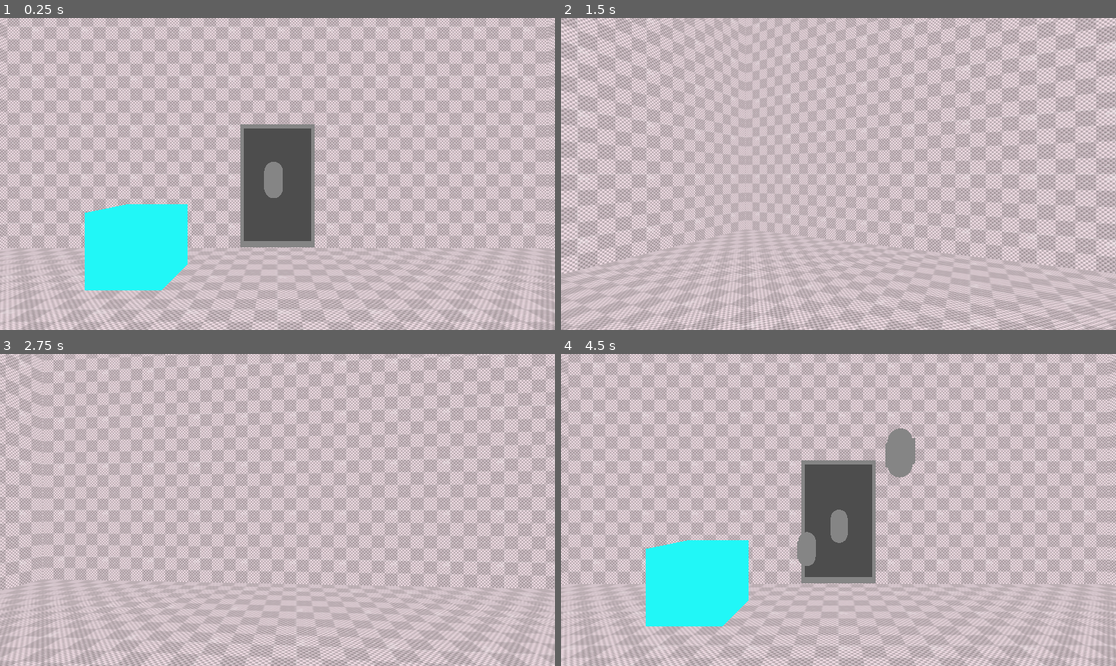
Above: before the commit, frames 1-4 (two rows, left to right).
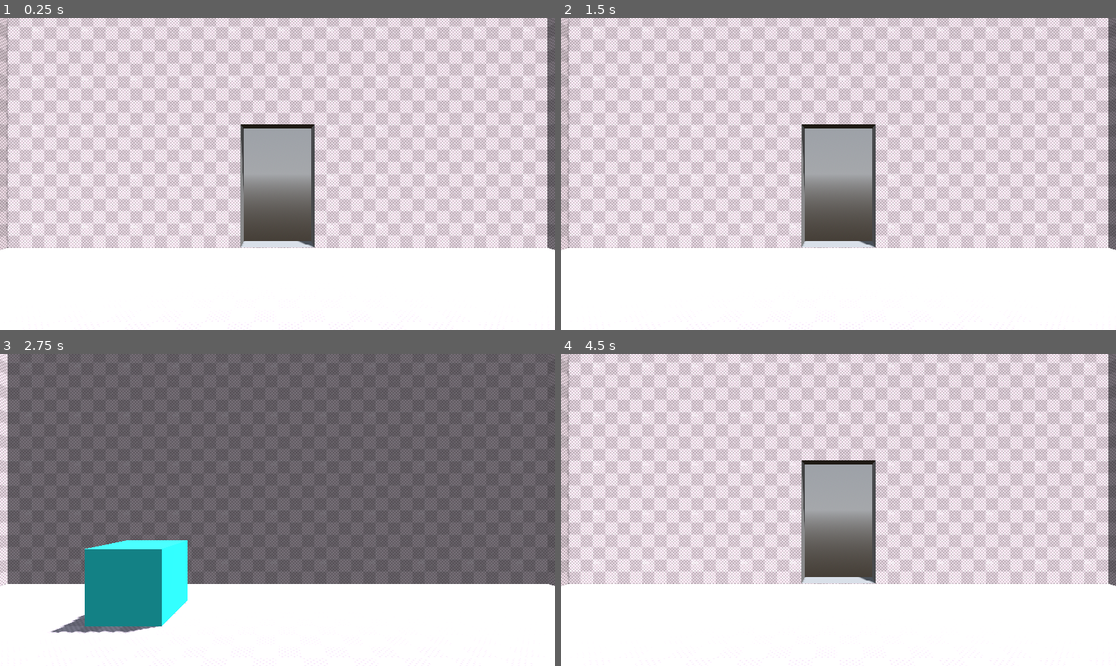
Above: after the commit, the same moments.

Repository: AstonisherVR/The-Girl-In-The-Wndow-Fan-Remake
Game: Godot game, scene res://main_scene.tscn
Two runs of this game, one before a commit and one after it. Both use one fixed random seed, a clock stepped at 60 frames per second and the inputs below.
Inputs (mouse positions are in pixels of both pictures, inside the frame that each line leads up to):
- Up to frame 1 (0.25 s): no input
- Up to frame 2 (1.5 s): move the mouse to (960, 158) at 0.52 s; hold Right (RIGHT) 0.53-1.28 s; click (960, 158) at 0.6 s; move the mouse to (727, 189) at 1.27 s; hold Left (LEFT) from 1.28 s (still down); click (727, 189) at 1.35 s
- Up to frame 3 (2.75 s): move the mouse to (333, 441) at 2.02 s; release Left (LEFT) at 2.03 s; hold Right (RIGHT) from 2.03 s (still down); click (333, 441) at 2.1 s
- Up to frame 4 (4.5 s): move the mouse to (810, 572) at 2.77 s; click (810, 572) at 2.85 s; tap Enter at 3.5 s; move the mouse to (1005, 556) at 3.52 s; release Right (RIGHT) at 3.53 s; hold Left (LEFT) from 3.53 s (still down); click (1005, 556) at 3.6 s; move the mouse to (672, 463) at 4.27 s; click (672, 463) at 4.35 s

The runs differ from the first frame. In frame 1, 83% of the frame differs, in the area x 0-100%, y 0-100%; in frame 2, 73%; in frame 3, 100%; in frame 4, 83%.

Commit message:
Faster Player turn & New Player Sprite

Diff:
--- a/Player/player.gd
+++ b/Player/player.gd
@@ -1,30 +1,25 @@
 extends Node3D
 
-@export var degrees_to_rotate := 90
 var is_turning := false
-# Called when the node enters the scene tree for the first time.
+
 func _ready() -> void:
-	pass # Replace with function body.
+	pass
 
-# Called every frame. 'delta' is the elapsed time since the previous frame.
 func _process(delta: float) -> void:
 	handle_input()
 
 func handle_input():
 	if Input.is_action_just_pressed("LEFT") and not is_turning:
-		is_turning = true
-		#rotation_degrees.y += degrees_to_rotate
-		for i in range(45):
-			rotation_degrees.y += 2
-			await get_tree().create_timer(0.01).timeout
-		is_turning = false
+		rotate_player(9)
 	elif Input.is_action_just_pressed("RIGHT") and not is_turning:
-		#rotation_degrees.y -= degrees_to_rotate
-		is_turning = true
-		for i in range(45):
-			rotation_degrees.y -= 2
-			await get_tree().create_timer(0.01).timeout
-		is_turning = false
+		rotate_player(-9)
+
+func rotate_player(rotation_speed: float):
+	is_turning = true
+	for i in range(10):
+		rotation_degrees.y += rotation_speed
+		await get_tree().create_timer(0.001).timeout
+	is_turning = false
 
 func _on_area_3d_input_event(camera: Node, event: InputEvent, event_position: Vector3, normal: Vector3, shape_idx: int) -> void:
 	if Input.is_action_just_pressed("L_CLICK"):
--- a/Player/player.tscn
+++ b/Player/player.tscn
@@ -1,8 +1,7 @@
 [gd_scene load_steps=3 format=3 uid="uid://d00gvwlu8x1q"]
 
 [ext_resource type="Script" path="res://Player/player.gd" id="1_v6yjc"]
-
-[sub_resource type="CapsuleMesh" id="CapsuleMesh_sjw1d"]
+[ext_resource type="Texture2D" uid="uid://me2b32d0uj16" path="res://Player/Player.png" id="2_2kbr6"]
 
 [node name="Player" type="Node3D"]
 script = ExtResource("1_v6yjc")
@@ -10,5 +9,6 @@
 [node name="Camera3D" type="Camera3D" parent="."]
 fov = 60.0
 
-[node name="CSGMesh3D" type="CSGMesh3D" parent="."]
-mesh = SubResource("CapsuleMesh_sjw1d")
+[node name="Sprite3D" type="Sprite3D" parent="."]
+transform = Transform3D(0.5, 0, 0, 0, 0.5, 0, 0, 0, 0.5, 0, -0.85, 0)
+texture = ExtResource("2_2kbr6")
--- a/main_scene.tscn
+++ b/main_scene.tscn
@@ -1,27 +1,30 @@
-[gd_scene load_steps=7 format=3 uid="uid://dvqmup262b7tn"]
+[gd_scene load_steps=6 format=3 uid="uid://dvqmup262b7tn"]
 
 [ext_resource type="PackedScene" uid="uid://d00gvwlu8x1q" path="res://Player/player.tscn" id="1_2fgek"]
 [ext_resource type="PackedScene" uid="uid://bq1lxfqy0bso1" path="res://House/house_prototype.tscn" id="2_pi6ls"]
 
-[sub_resource type="Environment" id="Environment_eylns"]
-ambient_light_source = 2
-ambient_light_color = Color(0.408329, 0.408329, 0.408329, 1)
-ambient_light_energy = 6.66
+[sub_resource type="ProceduralSkyMaterial" id="ProceduralSkyMaterial_gebp6"]
+sky_horizon_color = Color(0.64625, 0.65575, 0.67075, 1)
+sky_curve = 0.909429
+ground_horizon_color = Color(0.64625, 0.65575, 0.67075, 1)
+ground_curve = 0.091896
 
-[sub_resource type="ParticleProcessMaterial" id="ParticleProcessMaterial_xmiv5"]
-lifetime_randomness = 0.1
-direction = Vector3(0, 0, 0)
-initial_velocity_min = 0.2
-initial_velocity_max = 2.0
-gravity = Vector3(0, 0, 0)
-scale_min = 0.2
-scale_max = 0.3
+[sub_resource type="Sky" id="Sky_vgu0c"]
+sky_material = SubResource("ProceduralSkyMaterial_gebp6")
 
-[sub_resource type="BoxMesh" id="BoxMesh_y7e8t"]
-
-[sub_resource type="CapsuleMesh" id="CapsuleMesh_ciap6"]
+[sub_resource type="Environment" id="Environment_d3r4r"]
+background_mode = 2
+sky = SubResource("Sky_vgu0c")
 
 [node name="Main Scene" type="Node3D"]
+
+[node name="DirectionalLight3D" type="DirectionalLight3D" parent="."]
+transform = Transform3D(0.35417, -0.915255, 0.192023, 0.221618, 0.281626, 0.93358, -0.908542, -0.28809, 0.30258, 0, 8, 0)
+shadow_enabled = true
+shadow_blur = 1.773
+
+[node name="WorldEnvironment" type="WorldEnvironment" parent="."]
+environment = SubResource("Environment_d3r4r")
 
 [node name="Player" parent="." instance=ExtResource("1_2fgek")]
 transform = Transform3D(1, 0, 0, 0, 1, 0, 0, 0, 1, 0, 2.00418, 0)
@@ -29,25 +32,11 @@
 [node name="Camera3D" parent="Player" index="0"]
 metadata/_edit_lock_ = true
 
-[node name="CSGMesh3D" parent="Player" index="1"]
-metadata/_edit_lock_ = true
-
-[node name="PlaceHolderWorldEnvironment" type="WorldEnvironment" parent="."]
-environment = SubResource("Environment_eylns")
-
 [node name="House Prototype" parent="." instance=ExtResource("2_pi6ls")]
 transform = Transform3D(1, 0, 0, 0, 1, 0, 0, 0, 1, 0, 6, 0)
 
-[node name="GPUParticles3D" type="GPUParticles3D" parent="."]
-transform = Transform3D(1, 0, 0, 0, 1, 0, 0, 0, 1, 0, 1.7552, -4.37396)
-amount = 4
-lifetime = 2.0
-explosiveness = 0.1
-randomness = 0.2
-process_material = SubResource("ParticleProcessMaterial_xmiv5")
-draw_passes = 2
-draw_pass_1 = SubResource("BoxMesh_y7e8t")
-draw_pass_2 = SubResource("CapsuleMesh_ciap6")
+[node name="Pickable Object" parent="House Prototype" index="3"]
+transform = Transform3D(1, 0, 0, 0, 1, 0, 0, 0, 1, 4, -5, -2)
 
 [connection signal="input_event" from="House Prototype/Pickable Object/Area3D" to="Player" method="_on_area_3d_input_event"]
 
Not shown, changed: Assets/icon.svg.import
Binary file added: Player/Player.png
Not shown, changed: Player/Player.png.import
